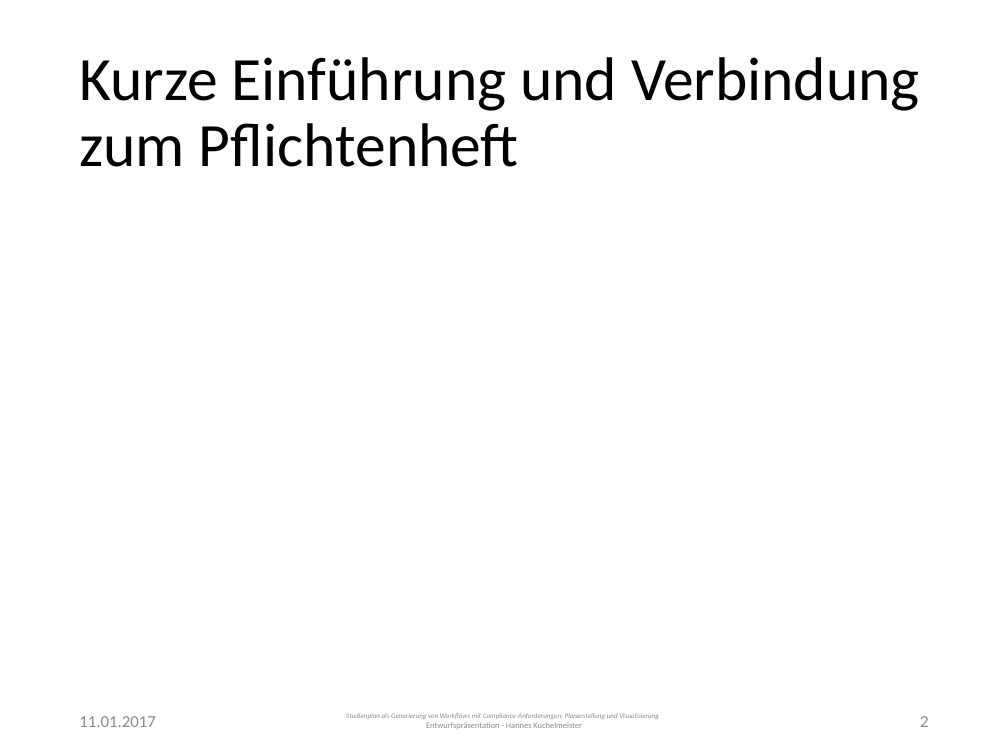
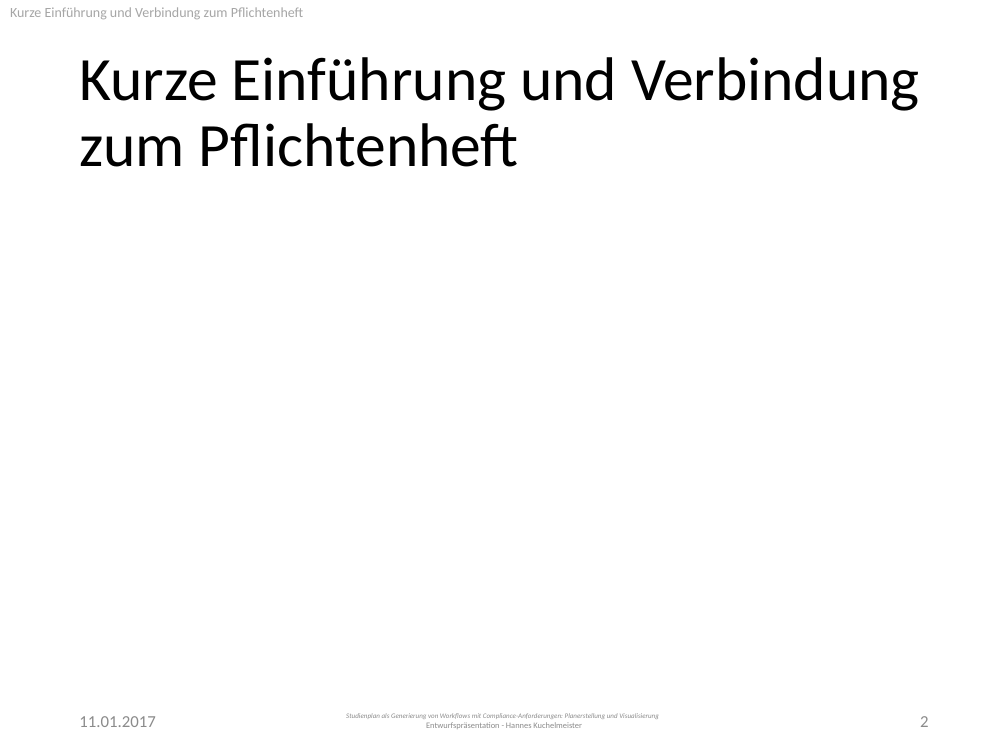
Before and after one commit to PSE-WS1617-IPD-Workflow/PSE_WS1617_IPD_Boehm_Studienplan, a slide deck: slide 2 of Entwurf/Presentation.pptx. Drawn at 1008x756 pixels with LibreOffice and Linux fonts; fonts in the diff are those of the drawing. Boxes give left, top, right and bottom in pixels: in the first picture for what was removed or moved away, otherwise in the second. Text is boxed around its words. In the diff, an @@ line names an element or a change of style, - is before the commit and + after.

```diff
--- a/Entwurf/Presentation.pptx
+++ b/Entwurf/Presentation.pptx
@@ text added at (10, 7, 304, 19), 10 pt, text #A6A6A6 @@
+Kurze Einführung und Verbindung zum Pflichtenheft
```
Also in this commit, not shown: 10 other slides changed, 5 slides added.
